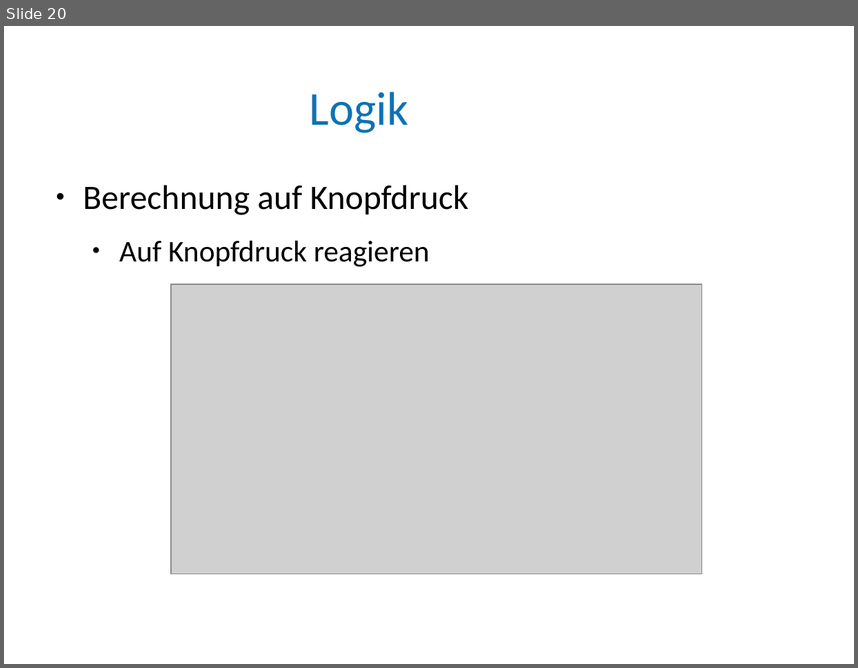
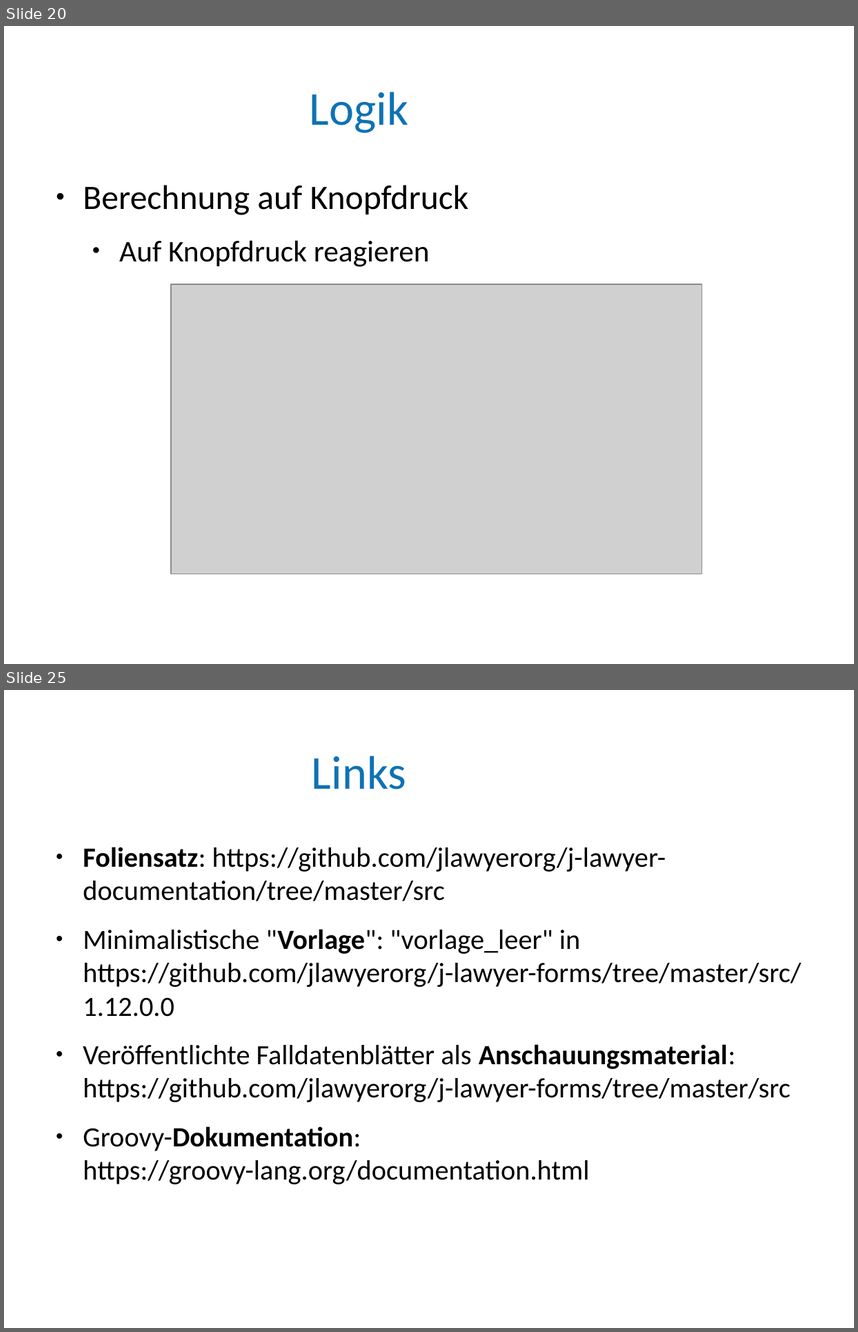
Before and after one commit to jlawyerorg/j-lawyer-documentation, a slide deck: src/j-lawyer-Falldatenblaetter-HowTo.odp. Shown one above the other, each under a label of ours: slide 20 before the commit, slides 20 and 25 after it; the slides between them are not shown. The pictures are 858x668 and 858x1332 pixels, drawn with LibreOffice and Linux fonts; fonts in the diff are those of the drawing; grey boxes stand for pictures; background and template pictures are left out. Boxes give left, top, right and bottom in pixels: in the first picture for what was removed or moved away, otherwise in the second. Text is boxed around its words. In the diff, an @@ line names an element or a change of style, - is before the commit and + after.

Commit message:
falldatenblätter finalized

```diff
--- a/src/j-lawyer-Falldatenblaetter-HowTo.odp
+++ b/src/j-lawyer-Falldatenblaetter-HowTo.odp
@@ slide 25 added at (4, 690, 854, 1328), background #FFFFFF @@
@@ title added at (312, 756, 406, 789), 44 pt, text #0E72B5 @@
+Links
@@ text added at (83, 847, 801, 1184), 26 pt, text #000000 @@
+● Foliensatz: https://github.com/jlawyerorg/j-lawyer-documentation/tree/master/src
+● Minimalistische "Vorlage": "vorlage_leer" in https://github.com/jlawyerorg/j-lawyer-forms/tree/master/src/1.12.0.0
+● Veröffentlichte Falldatenblätter als Anschauungsmaterial: https://github.com/jlawyerorg/j-lawyer-forms/tree/master/src
+● Groovy-Dokumentation: https://groovy-lang.org/documentation.html
```
Also in this commit, not shown: 4 slides changed, 3 other slides added, 1 slide removed.
